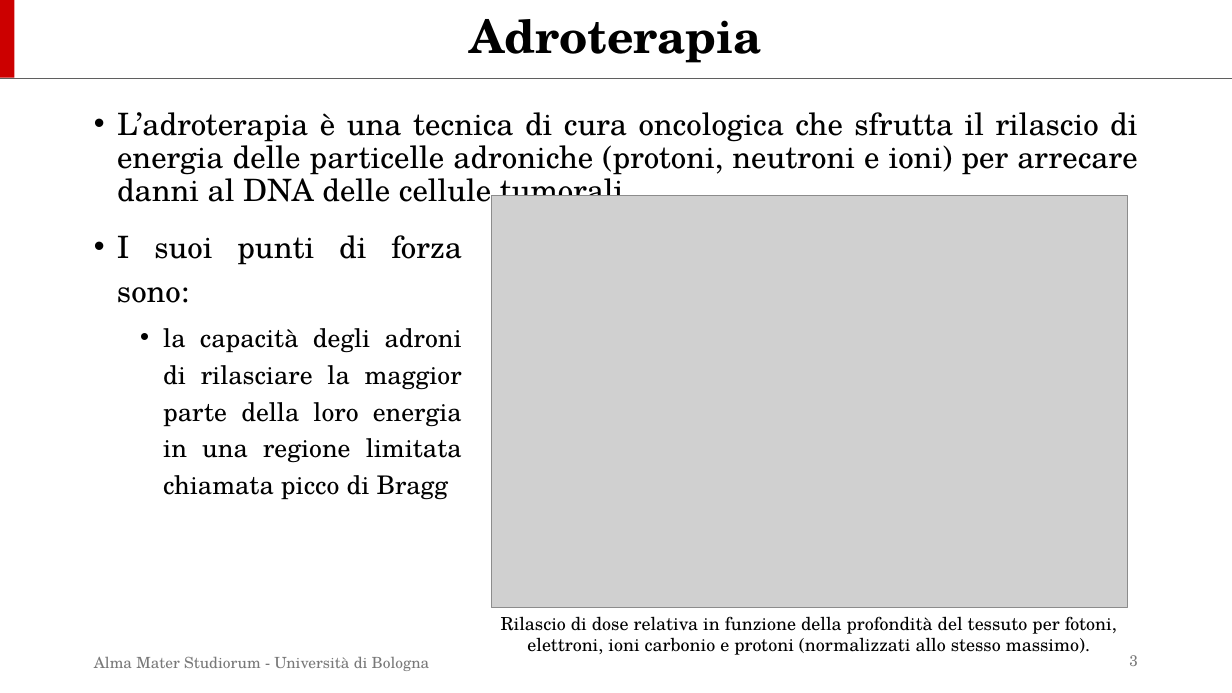
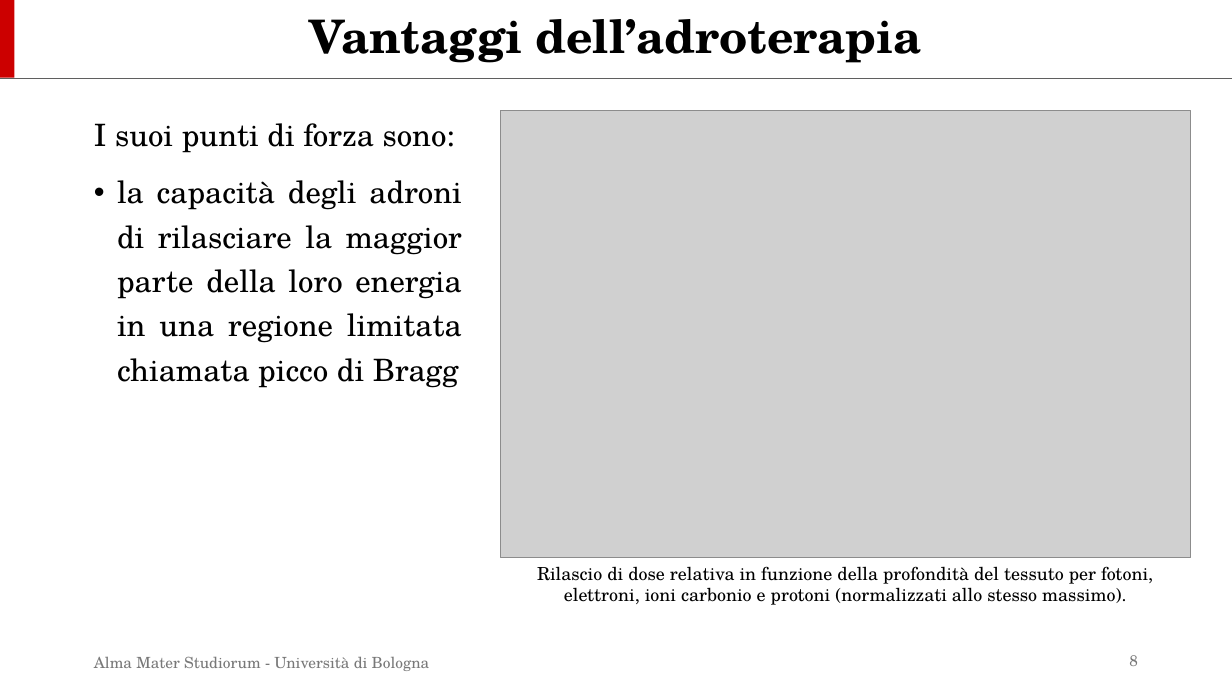
Before and after one commit to simop07/tesi_FOOT, a slide deck: slide 8 of presentazione/PasquiniSimone_Presentazione.pptx (slide 3 before the commit). Drawn at 1232x693 pixels with LibreOffice and Linux fonts; fonts in the diff are those of the drawing; grey boxes stand for pictures. Boxes give left, top, right and bottom in pixels: in the first picture for what was removed or moved away, otherwise in the second. Text is boxed around its words. In the diff, an @@ line names an element or a change of style, - is before the commit and + after.

```diff
--- a/presentazione/PasquiniSimone_Presentazione.pptx
+++ b/presentazione/PasquiniSimone_Presentazione.pptx
@@ title at [310, 19, 922, 63]: text changed @@
-Adroterapia
+Vantaggi dell’adroterapia
@@ text "I suoi punti di forza ...": place and size @@
-text "I suoi punti di forza ..." at [117, 235, 462, 500]
+text "I suoi punti di forza ..." at [94, 123, 462, 388]
@@ text "I suoi punti di forza ..." at [94, 123, 462, 388]: size 20 to 24 pt in "la capacità degli adroni di rilasciare la ..."; bullet • to none; list level 2 to 1 in "la capacità degli adroni di ..." @@
@@ text removed at [117, 112, 1137, 202] @@
-• L’adroterapia è una tecnica di cura oncologica che sfrutta il rilascio di energia delle particelle adroniche (protoni, neutroni e ioni) per arrecare danni al DNA delle cellule tumorali.
@@ picture: place and size @@
-picture at [492, 196, 1128, 608]
+picture at [501, 111, 1191, 558]
@@ text "Rilascio di dose relativa in ...": place and size @@
-text "Rilascio di dose relativa in ..." at [501, 616, 1117, 655]
+text "Rilascio di dose relativa in ..." at [537, 566, 1153, 605]
@@ page number at [1129, 655, 1138, 666]: text changed @@
-3
+8
```
Also in this commit, not shown: 8 other slides changed, 9 slides added.
